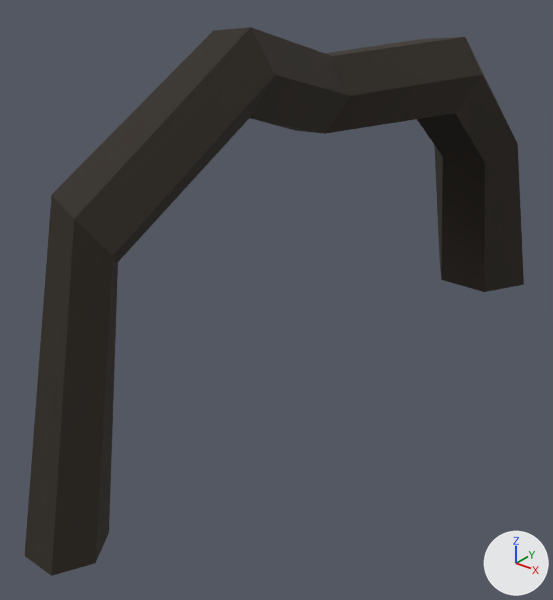
An edit to the glTF model assets/synty/synty-tree-swamp-root-01.gltf, drawn before and after from the same camera.
The view is the same before and after, from a 50 mm camera at (0.522, -0.812, 0.327) aimed at (-0.041, -0.108, -0.109). The lights are fixed; the arrows at lower right show +X, +Y and +Z. The older version comes first. Vertices at exactly the same position are counted once.

Script lines for the objects in view, before the commit:
```python
mat_lambert27 = bpy.data.materials.new('lambert27')
mat_lambert27.use_nodes = True; mat_lambert27.node_tree.nodes.clear()
_N = mat_lambert27.node_tree.nodes; _L = mat_lambert27.node_tree.links
n0 = _N.new('ShaderNodeBsdfPrincipled'); n0.name = 'Principled BSDF'
n0.inputs[2].default_value = 0.86  # 'Roughness'
n1 = _N.new('ShaderNodeOutputMaterial'); n1.name = 'Material Output'
n2 = _N.new('ShaderNodeMix'); n2.name = 'Mix'
n2.data_type = 'RGBA'
n2.blend_type = 'MULTIPLY'
n2.inputs[0].default_value = 1.0  # 'Factor'
n2.inputs[7].default_value = (0.604, 0.604, 0.604, 1.0)  # 'B', light grey #cccccc
n3 = _N.new('ShaderNodeTexImage'); n3.name = 'Image Texture'
n3.image = img_image_0
_L.new(n0.outputs[0], n1.inputs[0])  # 'BSDF' to 'Surface'
_L.new(n2.outputs[2], n0.inputs[0])  # 'Result' to 'Base Color'
_L.new(n3.outputs[0], n2.inputs[6])  # 'Color' to 'A'
me_sm_tree_swamp_root_01 = bpy.data.meshes.new('SM_Tree_Swamp_Root_01')
me_sm_tree_swamp_root_01.from_pydata(...)  # 42 vertices, 72 faces; spans x -0.094..0.093, y -0.514..0.498, z -0.242..0.242
me_sm_tree_swamp_root_01.materials.append(mat_lambert27)
ob_sm_tree_swamp_root_01 = bpy.data.objects.new('SM_Tree_Swamp_Root_01', me_sm_tree_swamp_root_01)
ob_sm_tree_swamp_root_01.location = (0.0, 0.0, 0.0)
```
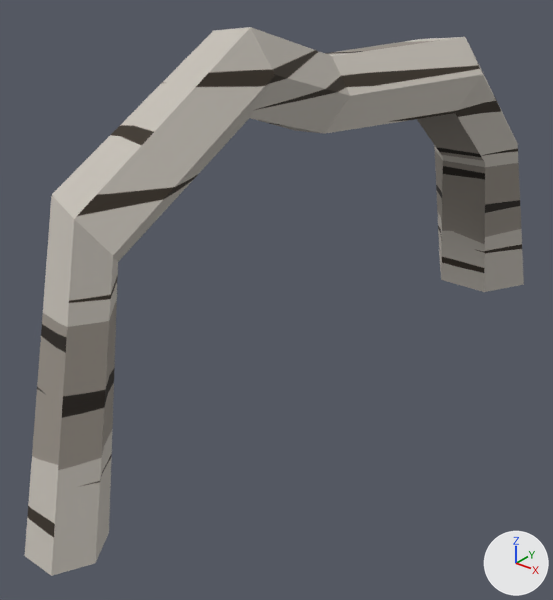
What differs and where, as boxes (x1, y1, x2, y2) in the pictures (553 x 600 px):
'SM_Tree_Swamp_Root_01', recoloured, surface changed (black to grey)
    both: (25, 27, 524, 576)

The change, as a list of edits to the scene's bpy script:
```text
Change mat_lambert27:
    remove # nodes: BsdfPrincipled, Mix, OutputMaterial, TexImage
    remove # colours: light grey #cccccc
    nodes: BsdfPrincipled, Math x2, OutputMaterial, TexImage
Change me_sm_tree_swamp_root_01:
    where me_sm_tree_swamp_root_01.from_pydata(...)  # 42 vertices, 72 faces; spans x -0.094..0.093, y -0.514..0.498, z -0.242..0.242
    used by ob_sm_tree_swamp_root_01; location = (0.0, 0.0, 0.0)
    me_sm_tree_swamp_root_01 part 1: texture (UV) coordinates of 72 of 72 faces, centred in x -0.073..0.079, y -0.483..0.449, z -0.158..0.222, changed; they spanned u 0.69..0.69, v 0.36..0.36 and now span u -0.7..0.72, v 0.41..1.34
```
